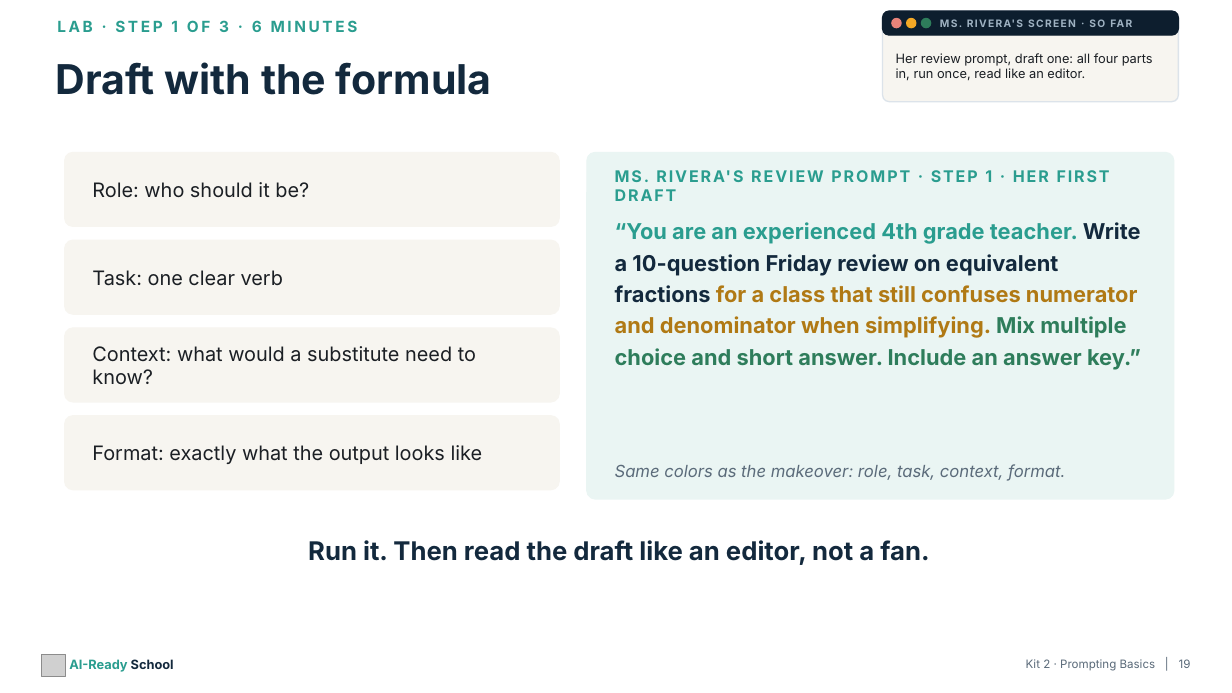
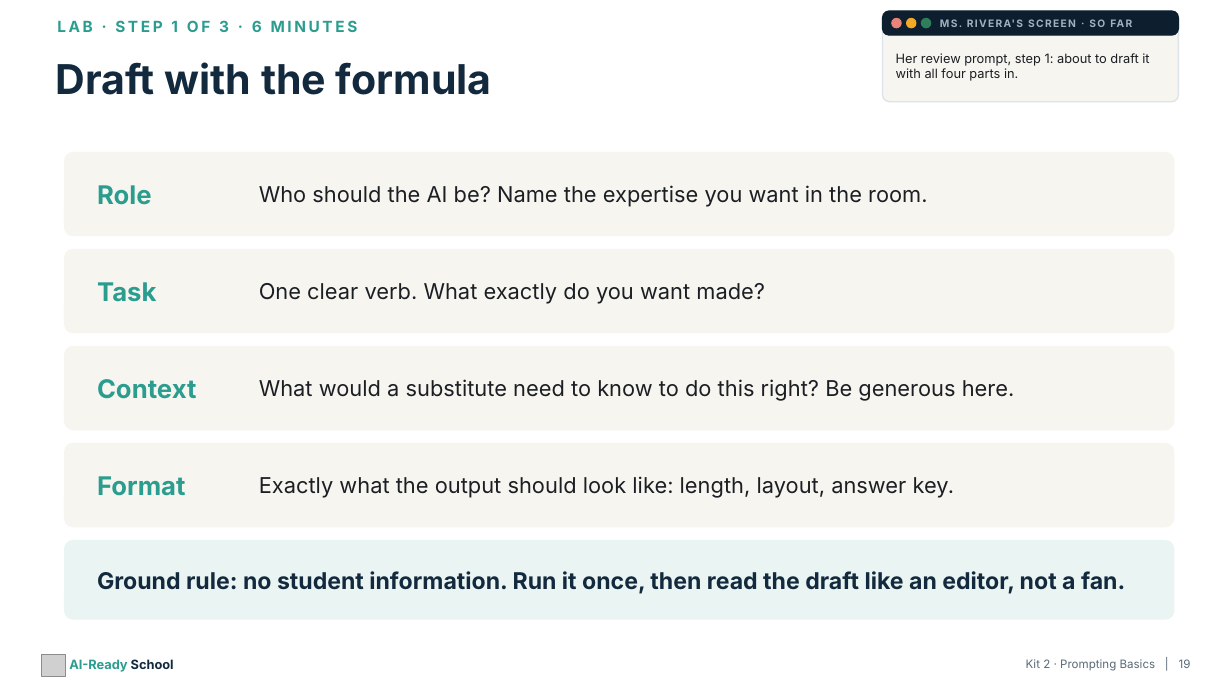
Before and after one commit to aspinozzi1/Ai-School-Ready, a slide deck: slide 19 of kits/kit02/Kit02_PresentationDeck.pptx. Drawn at 1232x693 pixels with LibreOffice and Linux fonts; fonts in the diff are those of the drawing; grey boxes stand for pictures. Boxes give left, top, right and bottom in pixels: in the first picture for what was removed or moved away, otherwise in the second. Text is boxed around its words. In the diff, an @@ line names an element or a change of style, - is before the commit and + after.

```diff
--- a/kits/kit02/Kit02_PresentationDeck.pptx
+++ b/kits/kit02/Kit02_PresentationDeck.pptx
@@ text at [896,53,1149,81]: text changed @@
-Her review prompt, draft one: all four parts in, run once, read like an editor.
+Her review prompt, step 1: about to draft it with all four parts in.
@@ rounded rectangle: place and size @@
-rounded rectangle at [65,152,559,226]
+rounded rectangle at [65,152,1174,236]
@@ rounded rectangle removed at [587,152,1174,499] @@
@@ text removed at [615,170,992,201] @@
-MS. RIVERA'S REVIEW PROMPT · STEP 1 · HER FIRST DRAFT
@@ text at [97,185,152,205]: text changed; size 15.5 to 20 pt; text colour #1B1F24 to #2A9D8F; bold on @@
-Role: who should it be?
+Role
@@ text added at [259,185,927,207], 17 pt, text #1B1F24 @@
+Who should the AI be? Name the expertise you want in the room.
@@ text removed at [615,222,1141,370] @@
-“You are an experienced 4th grade teacher. Write a 10-question Friday review on equivalent fractions for a class that still confuses numerator and denominator when simplifying. Mix multiple choice and short answer. Include an answer key.”
@@ proportions changed in 3 elements at [65,152,1174,236], [65,347,1174,430], [65,250,1174,333] @@
@@ rounded rectangle: place and size @@
-rounded rectangle at [65,240,559,314]
+rounded rectangle at [65,250,1174,333]
@@ text removed at [92,270,283,286] @@
-Task: one clear verb
@@ text added at [97,282,156,302], 20 pt, text #2A9D8F, bold @@
+Task
@@ text added at [259,283,765,304], 17 pt, text #1B1F24 @@
+One clear verb. What exactly do you want made?
@@ rounded rectangle removed at [65,328,559,402] @@
@@ rounded rectangle: place and size @@
-rounded rectangle at [65,416,559,490]
+rounded rectangle at [65,347,1174,430]
@@ text added at [97,379,196,399], 20 pt, text #2A9D8F, bold @@
+Context
@@ text at [259,379,1015,401]: text changed; size 15.5 to 17 pt @@
-Context: what would a substitute need to know?
+What would a substitute need to know to do this right? Be generous here.
@@ rounded rectangle added at [65,444,1174,527], fill #F7F5F0, outline #F7F5F0 1 pt @@
@@ text removed at [92,445,483,464] @@
-Format: exactly what the output looks like
@@ text added at [97,476,186,496], 20 pt, text #2A9D8F, bold @@
+Format
@@ text at [259,476,954,498]: text changed; size 13 to 17 pt; text colour #5B6B7A to #1B1F24; italic off @@
-Same colors as the makeover: role, task, context, format.
+Exactly what the output should look like: length, layout, answer key.
@@ rounded rectangle added at [65,541,1174,619], fill #EAF5F3, outline #EAF5F3 1 pt @@
@@ text at [97,571,1125,594]: text changed; size 20 to 18 pt @@
-Run it. Then read the draft like an editor, not a fan.
+Ground rule: no student information. Run it once, then read the draft like an editor, not a fan.
```
Also in this commit, not shown: 14 other slides changed, 3 slides added, 17 other files.
